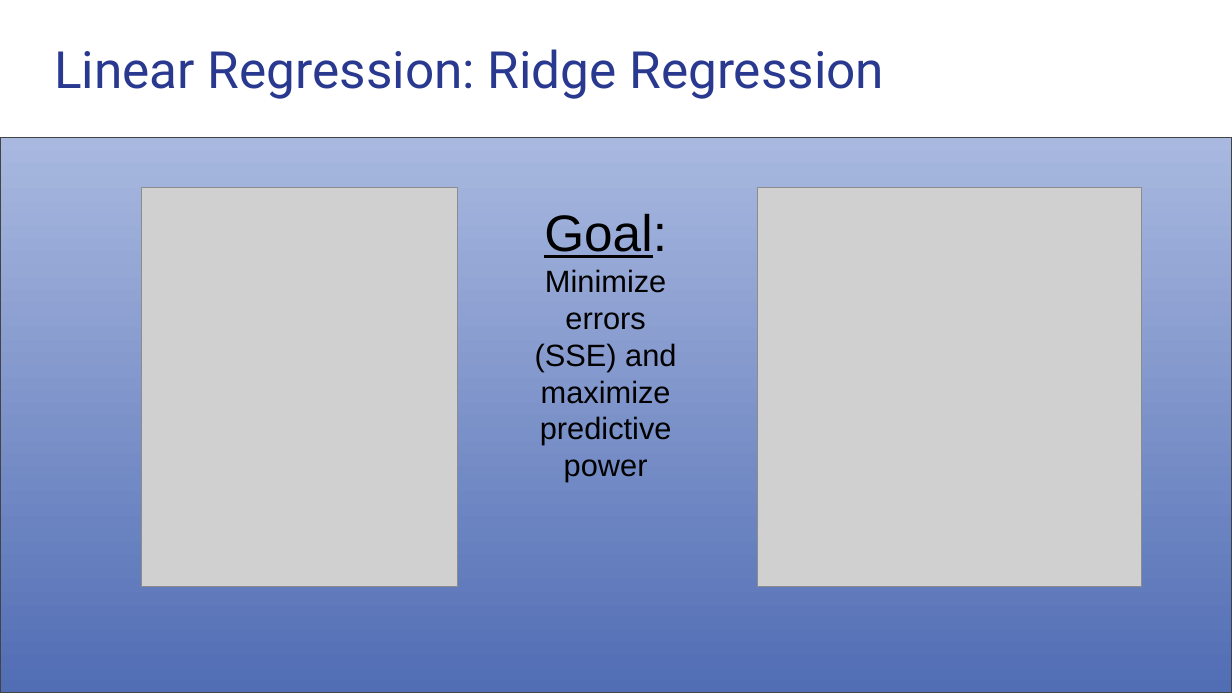
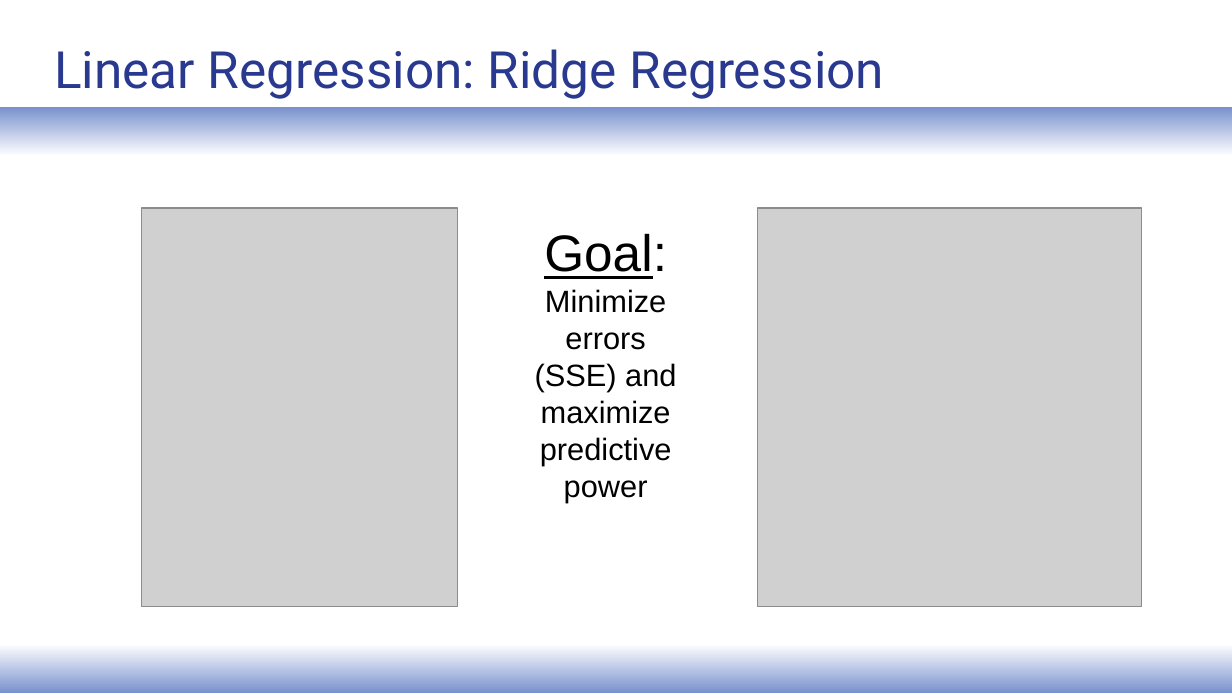
Before and after one commit to gmferguson/student_submissions, a slide deck: slide 13 of Project Luther/Project Luther.pptx (slide 12 before the commit). Drawn at 1232x693 pixels with LibreOffice and Linux fonts; fonts in the diff are those of the drawing; grey boxes stand for pictures. Boxes give left, top, right and bottom in pixels: in the first picture for what was removed or moved away, otherwise in the second. Text is boxed around its words. In the diff, an @@ line names an element or a change of style, - is before the commit and + after.

```diff
--- a/Project Luther/Project Luther.pptx
+++ b/Project Luther/Project Luther.pptx
@@ rectangle added at box(0, 107, 1232, 156), fill gradient #7890CD to #FFFFFF @@
@@ rectangle removed at box(0, 138, 1232, 693) @@
@@ 2 pictures, 1 text: place and size @@
-2 pictures, 1 text at box(142, 187, 1142, 586)
+2 pictures, 1 text at box(142, 208, 1142, 607)
@@ rectangle added at box(0, 644, 1232, 693), fill gradient #7890CD to #FFFFFF @@
```
Also in this commit, not shown: 1 other file.
